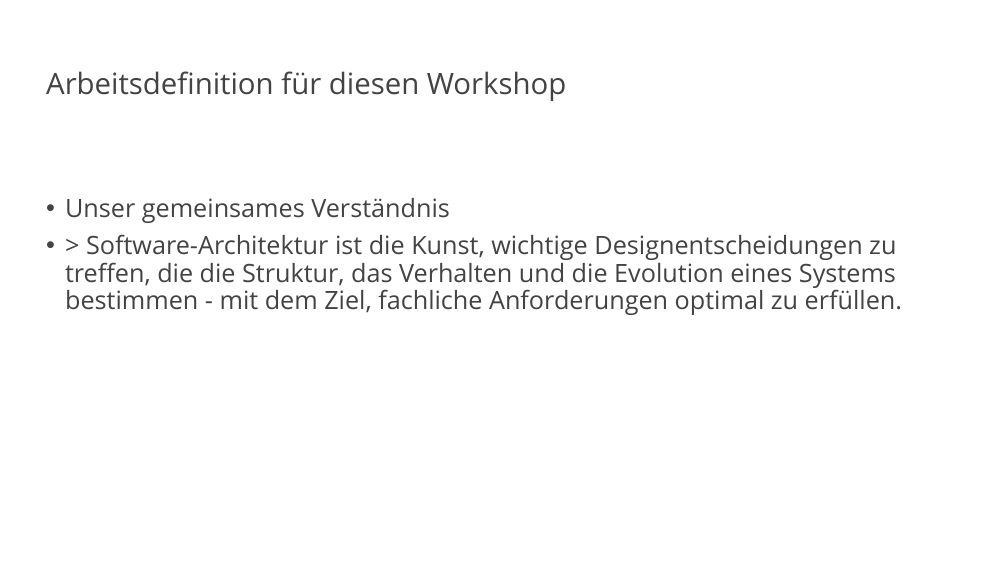
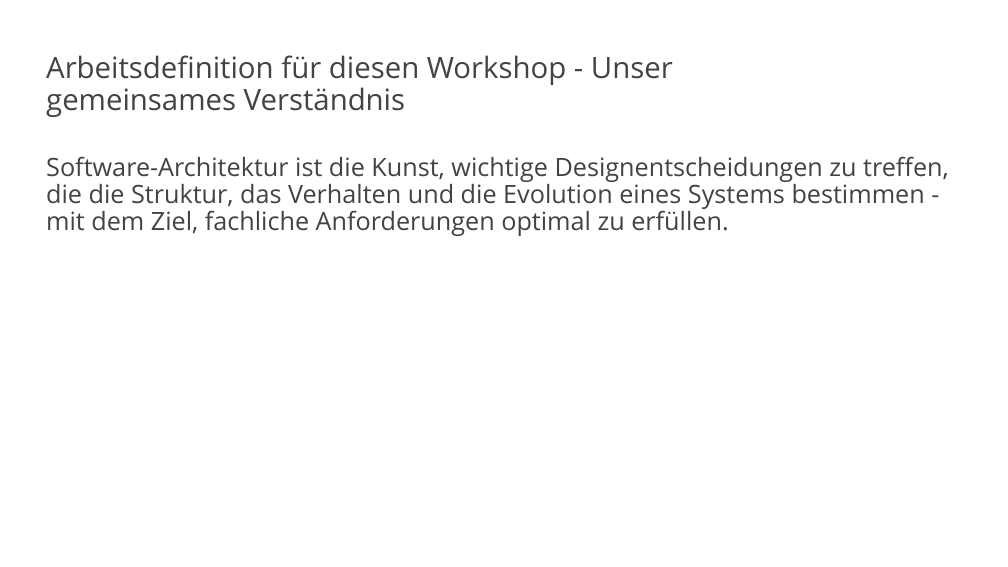
Before and after one commit to vanillacore-net/september-2025-telekom-training, a slide deck: slide 14 of presentations/powerpoint/intro-presentation.pptx (slide 12 before the commit). Drawn at 1008x567 pixels with LibreOffice and Linux fonts; fonts in the diff are those of the drawing; background and template pictures are left out. Boxes give left, top, right and bottom in pixels: in the first picture for what was removed or moved away, otherwise in the second. Text is boxed around its words. In the diff, an @@ line names an element or a change of style, - is before the commit and + after.

```diff
--- a/presentations/powerpoint/intro-presentation.pptx
+++ b/presentations/powerpoint/intro-presentation.pptx
@@ title at (x1=46, y1=55, x2=673, y2=117): text changed @@
-Arbeitsdefinition für diesen Workshop
+Arbeitsdefinition für diesen Workshop - Unser gemeinsames Verständnis
@@ text at (x1=46, y1=156, x2=949, y2=236): text changed @@
-• Unser gemeinsames Verständnis
-• > Software-Architektur ist die Kunst, wichtige Designentscheidungen zu treffen, die die Struktur, das Verhalten und die Evolution eines Systems bestimmen - mit dem Ziel, fachliche Anforderungen optimal zu erfüllen.
+Software-Architektur ist die Kunst, wichtige Designentscheidungen zu treffen, die die Struktur, das Verhalten und die Evolution eines Systems bestimmen - mit dem Ziel, fachliche Anforderungen optimal zu erfüllen.
```
Also in this commit, not shown: 27 other slides changed, 6 slides added, 1 slide removed, 11 other files.
